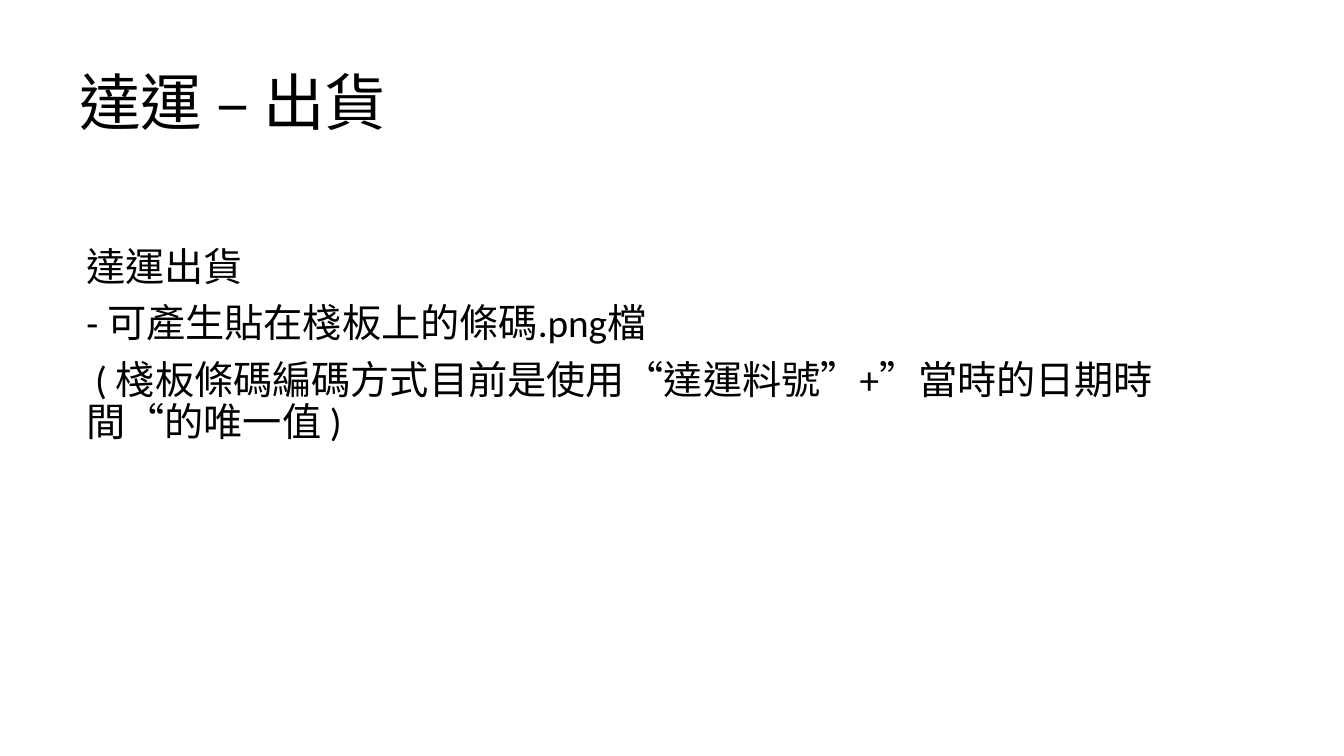
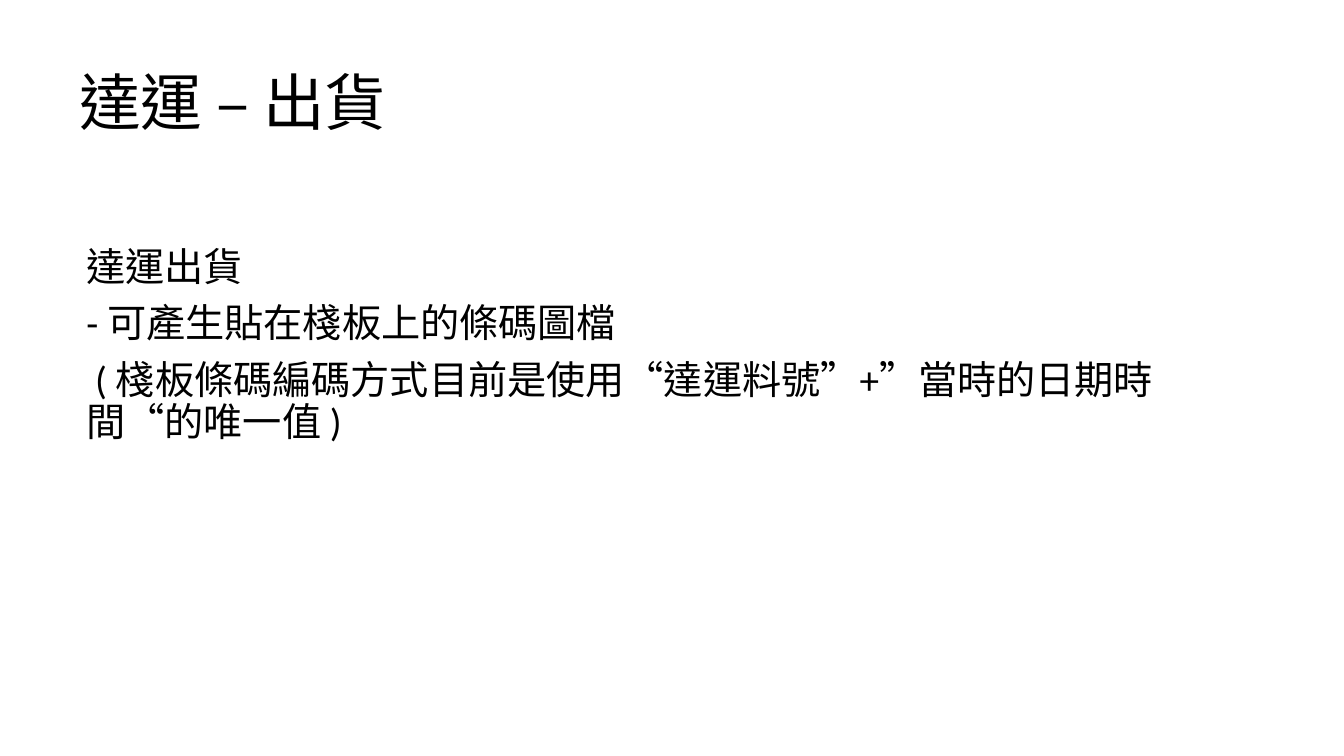
Before and after one commit to CrayHung/twoway-scanner, a slide deck: slide 10 of document/ACI庫存操作.pptx (slide 7 before the commit). Drawn at 1344x756 pixels with LibreOffice and Linux fonts; fonts in the diff are those of the drawing. Boxes give left, top, right and bottom in pixels: in the first picture for what was removed or moved away, otherwise in the second. Text is boxed around its words. In the diff, an @@ line names an element or a change of style, - is before the commit and + after.

```diff
--- a/document/ACI庫存操作.pptx
+++ b/document/ACI庫存操作.pptx
@@ text at bbox=[107, 304, 616, 341]: text changed @@
-- 可產生貼在棧板上的條碼.png檔
+- 可產生貼在棧板上的條碼圖檔
```
Also in this commit, not shown: 12 other slides changed, 11 slides added, 8 slides removed, 22 other files.
